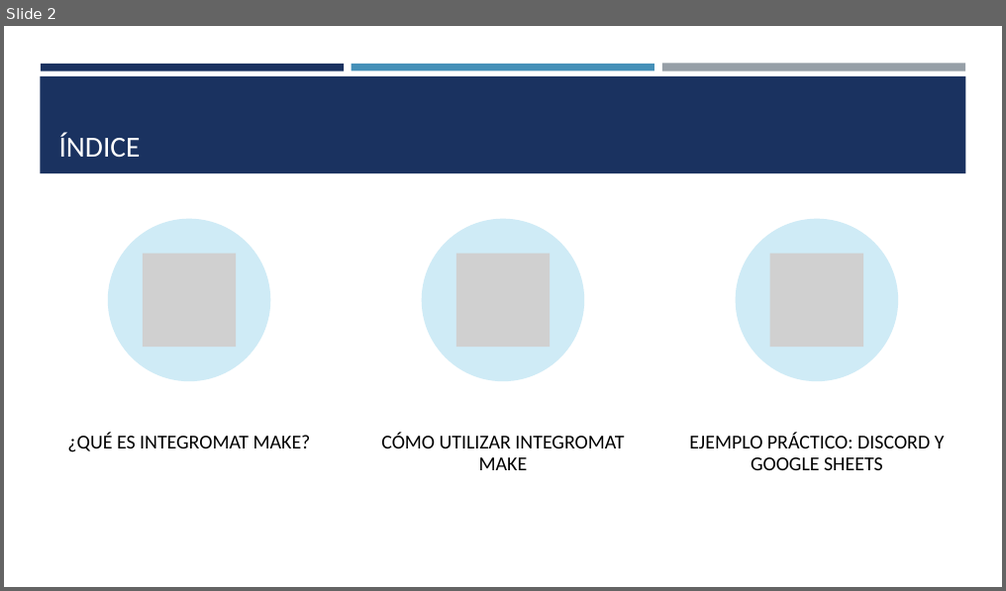
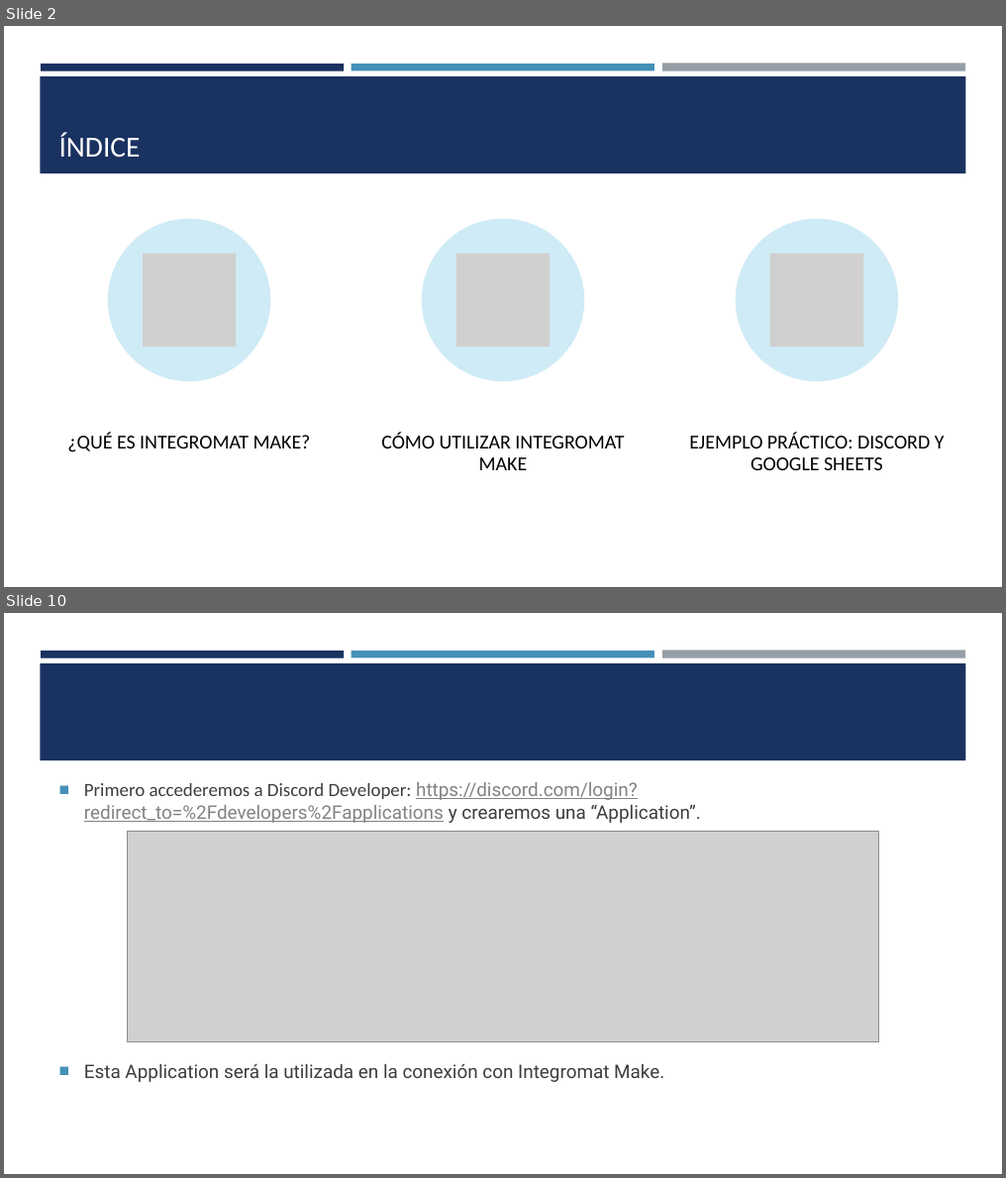
Before and after one commit to SaulRC1/Integracion-de-la-informacion-y-aplicaciones, a slide deck: Practicas/Practica 2 - Integromat Make/Herramienta Integromat Make - Juan Alberto Domínguez Vázquez Saúl Rodríguez Naranjo.pptx. Shown one above the other, each under a label of ours: slide 2 before the commit, slides 2 and 10 after it; the slides between them are not shown. The pictures are 1006x591 and 1006x1178 pixels, drawn with LibreOffice and Linux fonts; fonts in the diff are those of the drawing; grey boxes stand for pictures. Boxes give left, top, right and bottom in pixels: in the first picture for what was removed or moved away, otherwise in the second. Text is boxed around its words. In the diff, an @@ line names an element or a change of style, - is before the commit and + after.

Commit message:
Terminados apartados '¿Que es Integromat Make?' y 'Como utilizar Integromat Make'

```diff
--- a/Practicas/Practica 2 - Integromat Make/Herramienta Integromat Make - Juan Alberto Domínguez Vázquez Saúl Rodríguez Naranjo.pptx
+++ b/Practicas/Practica 2 - Integromat Make/Herramienta Integromat Make - Juan Alberto Domínguez Vázquez Saúl Rodríguez Naranjo.pptx
@@ slide 10 added at (4, 613, 1002, 1174), background #FFFFFF; not listed: 4 template elements that a slide beside it also shows @@
@@ text added at (84, 782, 701, 1082), 18 pt, text #3D3D3D @@
+■ Primero accederemos a Discord Developer: https://discord.com/login?redirect_to=%2Fdevelopers%2Fapplications y crearemos una “Application”.
+■ Esta Application será la utilizada en la conexión con Integromat Make.
@@ picture added at (128, 831, 879, 1042) @@
```
Also in this commit, not shown: 3 slides changed, 7 other slides added.
